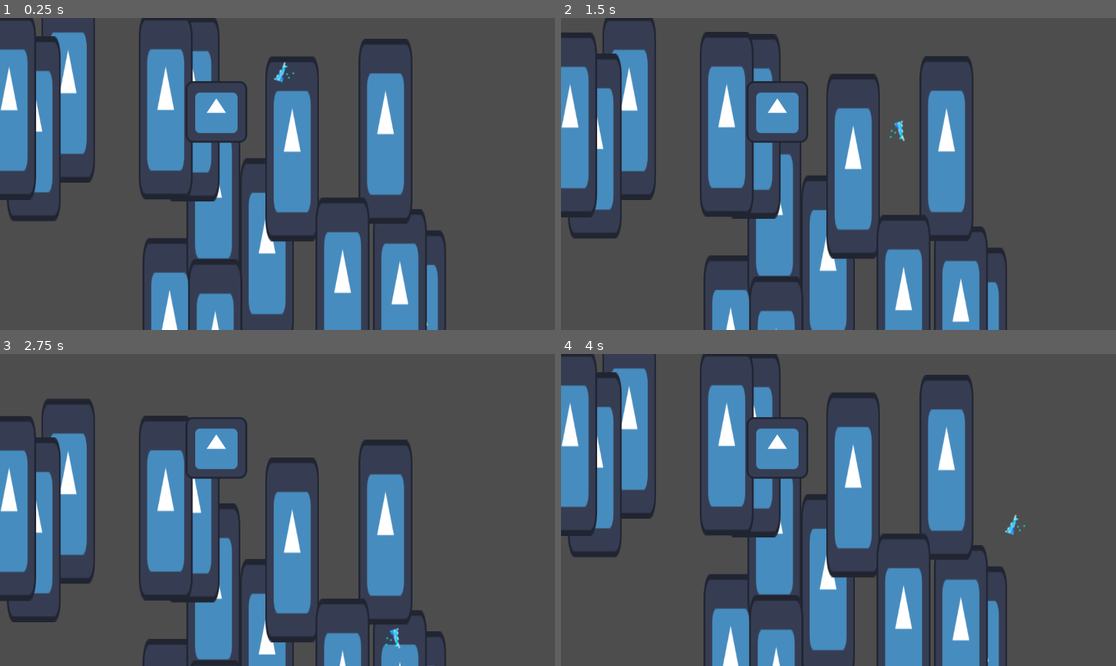
Above: before the commit, frames 1-4 (two rows, left to right).
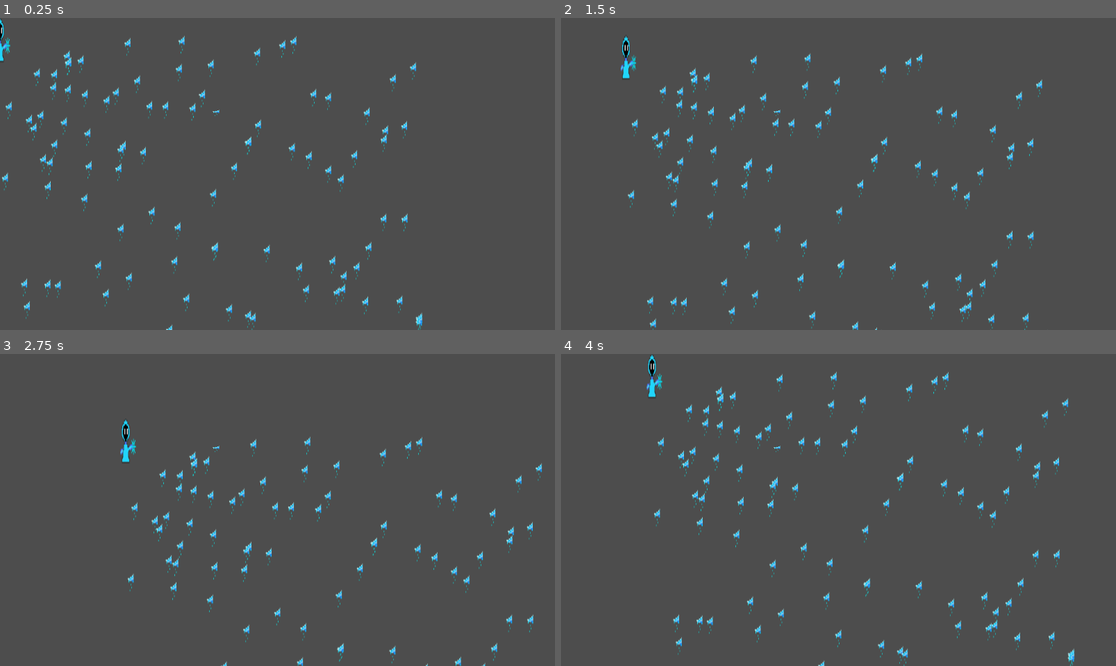
Above: after the commit, the same moments.

Repository: tredden330/Pixel_Wiz
Game: Godot game, scene res://level.tscn
Two runs of this game, one before a commit and one after it. Both use one fixed random seed, a clock stepped at 60 frames per second and the inputs below. The engine's default icon, where the game draws it, is replaced by a stand-in: a white triangle on a blue panel in a dark square.
Inputs:
- Up to frame 1 (0.25 s): no input
- Up to frame 2 (1.5 s): hold D (right, bound only after the commit) 0.53-1.28 s; hold Down (move_down_2, bound only before the commit) 0.53-1.28 s; tap Up (move_up_2, bound only before the commit) at 0.8, 1.35 s; hold S (move_down_1, bound only before the commit) from 1.28 s (still down)
- Up to frame 3 (2.75 s): tap Down (move_down_2, bound only before the commit) at 1.55 s; release S (move_down_1, bound only before the commit) at 2.03 s; hold D (right, bound only after the commit) from 2.03 s (still down); hold Down (move_down_2, bound only before the commit) from 2.03 s (still down); tap Up (move_up_2, bound only before the commit) at 2.3 s
- Up to frame 4 (4 s): release D (right, bound only after the commit) at 2.78 s; release Down (move_down_2, bound only before the commit) at 2.78 s; hold W (move_up_1, bound only before the commit) 2.78-3.53 s; tap Up (move_up_2, bound only before the commit) at 2.85, 3.8 s; tap Down (move_down_2, bound only before the commit) at 3.05 s; hold A (left, bound only after the commit) from 3.53 s (still down); hold Down (move_down_2, bound only before the commit) from 3.53 s (still down)

The runs differ from the first frame. In frame 1, 32% of the frame differs, in the area x 0-81%, y 0-100%; in frame 2, 31%; in frame 3, 26%; in frame 4, 32%, in the area x 0-93%, y 0-100%.

Commit message:
change fireball

Diff:
--- a/wizard_battler/fireball.tscn
+++ b/wizard_battler/fireball.tscn
@@ -1,8 +1,8 @@
 [gd_scene load_steps=2 format=3 uid="uid://qvbdt7hbb1co"]
 
-[ext_resource type="Texture2D" uid="uid://bwadro4gi516r" path="res://icon.svg" id="1_vudjy"]
+[ext_resource type="Texture2D" uid="uid://qhv57b0xc4k8" path="res://IceAttackBasic1.png" id="1_ije05"]
 
 [node name="Fireball" type="Node2D"]
 
 [node name="Sprite2D" type="Sprite2D" parent="."]
-texture = ExtResource("1_vudjy")
+texture = ExtResource("1_ije05")
--- a/wizard_battler/level.tscn
+++ b/wizard_battler/level.tscn
@@ -1,26 +1,16 @@
-[gd_scene load_steps=6 format=3 uid="uid://c0568nyr02eu0"]
+[gd_scene load_steps=4 format=3 uid="uid://c0568nyr02eu0"]
 
 [ext_resource type="Texture2D" uid="uid://dnnm0j6n0uqh5" path="res://Ice Wizard0.png" id="1_ogmoo"]
 [ext_resource type="Script" path="res://player_movement.gd" id="2_dl3ne"]
-[ext_resource type="Texture2D" uid="uid://qhv57b0xc4k8" path="res://IceAttackBasic1.png" id="4_5alrh"]
-[ext_resource type="Script" path="res://Ball.gd" id="4_iuq8k"]
 [ext_resource type="PackedScene" uid="uid://qvbdt7hbb1co" path="res://fireball.tscn" id="6_qbljj"]
 
 [node name="Level" type="Node2D"]
 
-[node name="Left Bar" type="Sprite2D" parent="."]
+[node name="Player" type="Sprite2D" parent="."]
 position = Vector2(6, 47)
 scale = Vector2(0.873, 3)
 texture = ExtResource("1_ogmoo")
 script = ExtResource("2_dl3ne")
 
-[node name="Ball" type="Sprite2D" parent="."]
-position = Vector2(562, 186)
-rotation = -3.14159
-scale = Vector2(2.875, 2.95)
-texture = ExtResource("4_5alrh")
-flip_h = true
-script = ExtResource("4_iuq8k")
-
 [node name="Fireball" parent="." instance=ExtResource("6_qbljj")]
 position = Vector2(449, 195)
--- a/wizard_battler/player_movement.gd
+++ b/wizard_battler/player_movement.gd
@@ -11,7 +11,7 @@
 	print(get_children())
 
 	var fireballs = []
-	for i in range(20):
+	for i in range(200):
 		var instance = fireball.instantiate()
 		instance.position = Vector2(rng.randf_range(0.0, 1000.0),rng.randf_range(0.0, 500.0))
 		fireballs.append(instance)
@@ -23,11 +23,15 @@
 
 # Called every frame. 'delta' is the elapsed time since the previous frame.
 func _process(delta):
-	if Input.is_action_pressed("move_up_1"):
+	if Input.is_action_pressed("up"):
 		position.y -= speed
-	elif Input.is_action_pressed("move_down_1"):
+	if Input.is_action_pressed("down"):
 		position.y += speed
+	if Input.is_action_pressed("left"):
+		position.x -= speed
+	if Input.is_action_pressed("right"):
+		position.x += speed
 
-func _input(event):
-	if event.is_action_pressed("move_up_1"):
-		print("my_action occurred!")
+#func _input(event):
+#	if event.is_action_pressed("move_up_1"):
+#		print("my_action occurred!")
--- a/wizard_battler/project.godot
+++ b/wizard_battler/project.godot
@@ -17,24 +17,24 @@
 
 [input]
 
-move_up_1={
+up={
 "deadzone": 0.5,
 "events": [Object(InputEventKey,"resource_local_to_scene":false,"resource_name":"","device":-1,"window_id":0,"alt_pressed":false,"shift_pressed":false,"ctrl_pressed":false,"meta_pressed":false,"pressed":false,"keycode":0,"physical_keycode":87,"key_label":0,"unicode":119,"echo":false,"script":null)
 ]
 }
-move_down_1={
+down={
 "deadzone": 0.5,
 "events": [Object(InputEventKey,"resource_local_to_scene":false,"resource_name":"","device":-1,"window_id":0,"alt_pressed":false,"shift_pressed":false,"ctrl_pressed":false,"meta_pressed":false,"pressed":false,"keycode":0,"physical_keycode":83,"key_label":0,"unicode":115,"echo":false,"script":null)
 ]
 }
-move_up_2={
+left={
 "deadzone": 0.5,
-"events": [Object(InputEventKey,"resource_local_to_scene":fa …(140 unchanged characters)… d":false,"keycode":0,"physical_keycode":4194320,"key_label":0,"unicode":0,"echo":false,"script":null)
+"events": [Object(InputEventKey,"resource_local_to_scene":fa …(140 unchanged characters)… d":false,"keycode":0,"physical_keycode":65,"key_label":0,"unicode":97,"echo":false,"script":null)
 ]
 }
-move_down_2={
+right={
 "deadzone": 0.5,
-"events": [Object(InputEventKey,"resource_local_to_scene":fa …(140 unchanged characters)… d":false,"keycode":0,"physical_keycode":4194322,"key_label":0,"unicode":0,"echo":false,"script":null)
+"events": [Object(InputEventKey,"resource_local_to_scene":fa …(140 unchanged characters)… d":false,"keycode":0,"physical_keycode":68,"key_label":0,"unicode":100,"echo":false,"script":null)
 ]
 }
 
